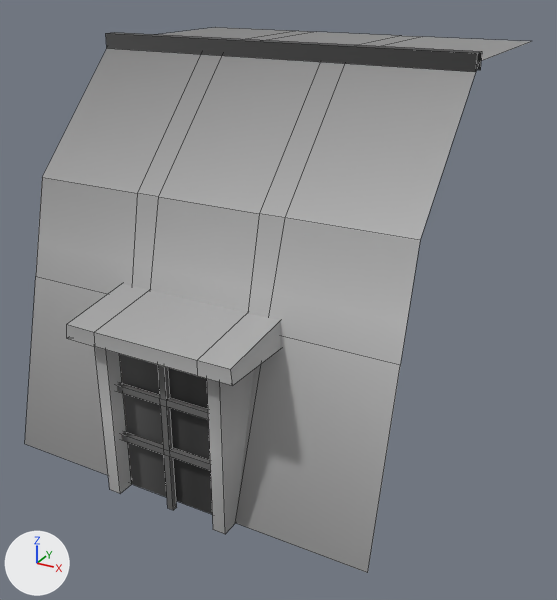
An edit to the FBX model Assets/Meshes/Roof1.fbx, drawn before and after from the same camera.
One viewpoint serves both versions: a camera (50 mm lens) standing at (2.9, -2.42, 2.39) and looking at (1.1, 0.85, 0.75). The lights are fixed; the arrows at lower left show +X, +Y and +Z. Mesh edges are drawn as thin lines.

Objects in the first picture: 'roof1'.
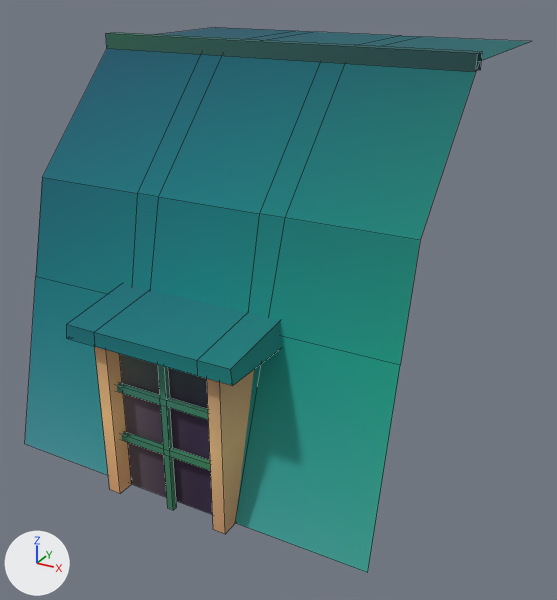
Changed parts and their boxes (x1, y1, x2, y2) in the pictures (557 x 600 px):
'roof1', surface changed (grey to cyan)
    both: (25, 27, 531, 573)

What changed in the scene script:
```text
Add img_paletttte_png:
    img_paletttte_png = load_image('Paletttte.png', '../Materials/Paletttte.png', 8, 8, 'sRGB')
Change mat_trimsheet:
    mat_trimsheet.texture: img_palettttegrayscale_png -> img_paletttte_png
Change me_cube_026:
    where me_cube_026.from_pydata(...)  # 108 vertices, 74 faces; spans x 0.0..2.0, y -0.15..2.0, z -0.03..2.04
    used by ob_roof1; location = (0.0, 0.0, 0.0)
    me_cube_026 part 1: texture (UV) coordinates of 33 of 74 faces, centred in x 0.3..1.7, y -0.15..1.49, z 0.45..2.0, changed; they spanned u 0.52..0.6, v 0.65..0.73 and now span u 0.66..0.73, v 0.28..0.35
```
